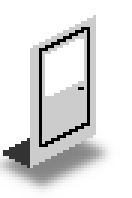
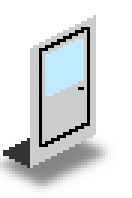
Two versions of the same layered image (132 x 198). Layer-by-layer changes:
added layer "Glass copy" above "Shadow copy" over [45, 39, 84, 96]
